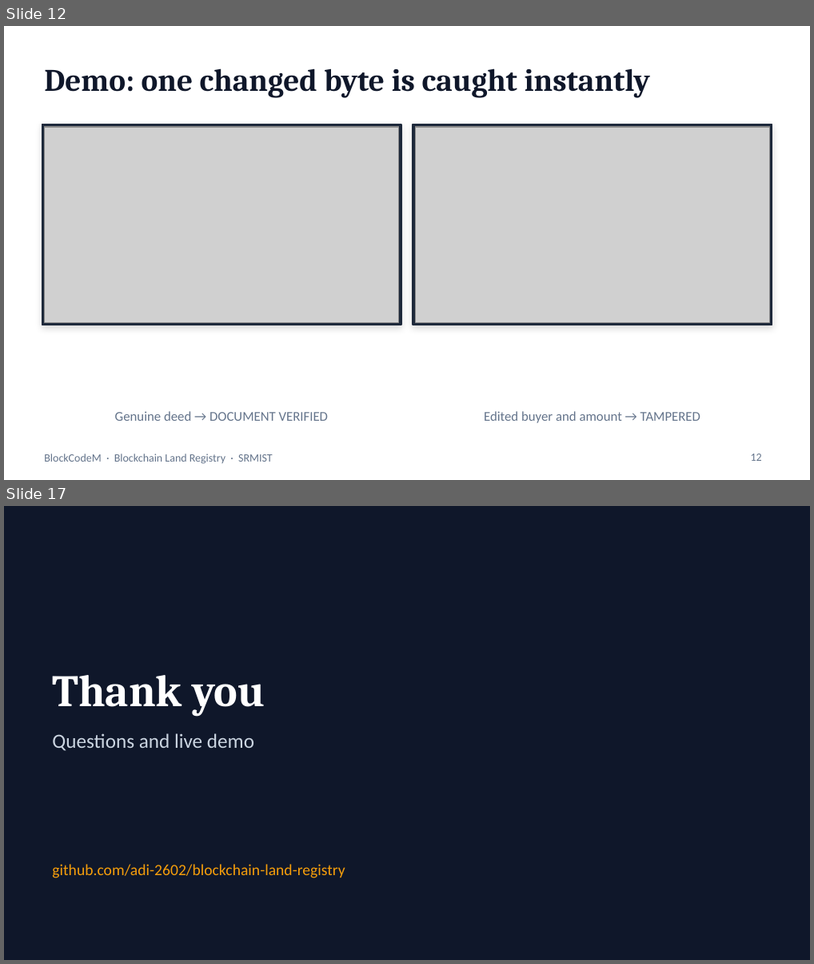
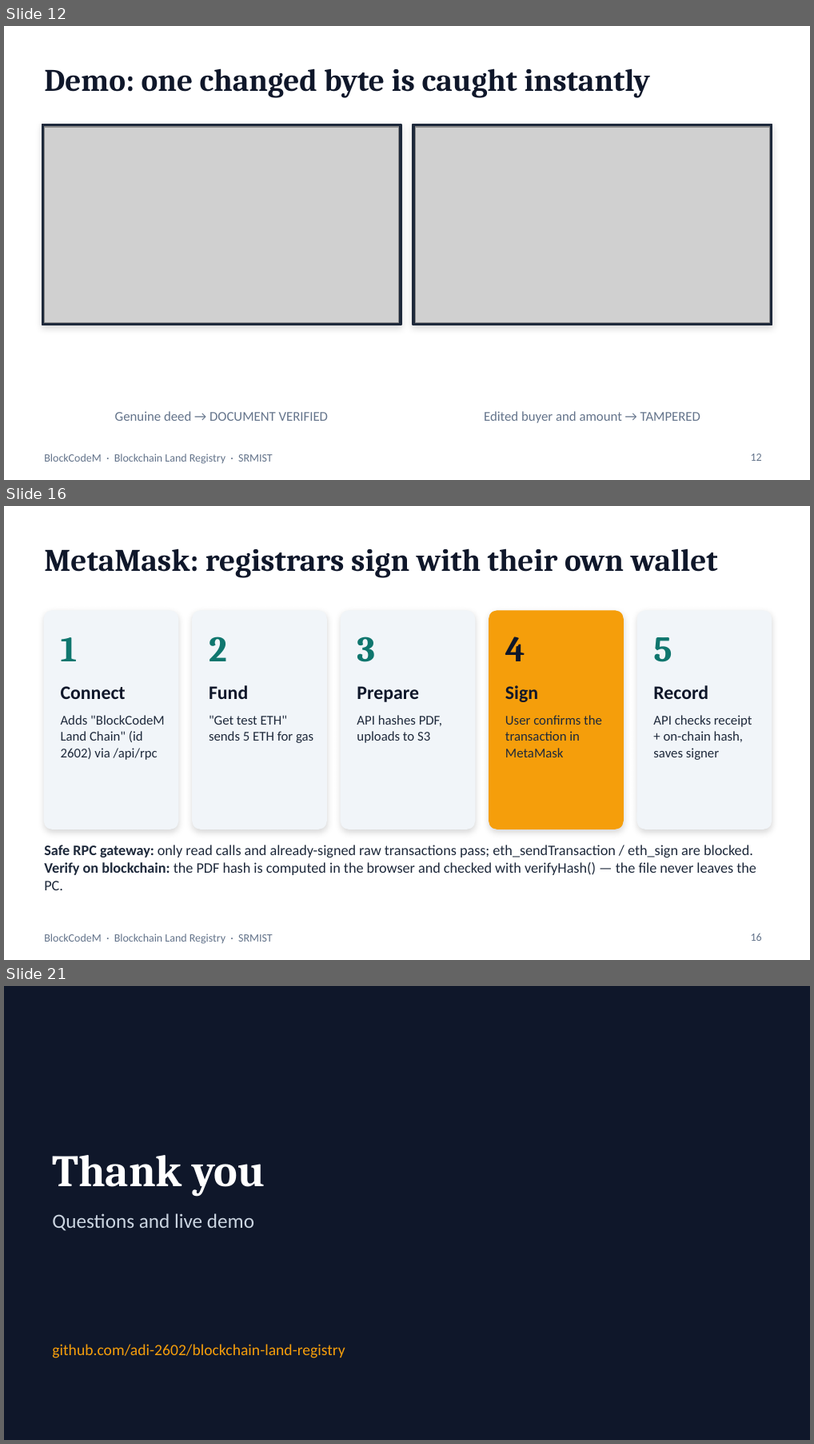
Before and after one commit to Adi-2602/blockchain-land-registry, a slide deck: docs/BlockCodeM_Land_Registry_Final_PPT.pptx. Shown one above the other, each under a label of ours: slides 12 and 17 before the commit, slides 12, 16 and 21 after it; the slides between them are not shown. The pictures are 814x964 and 814x1444 pixels, drawn with LibreOffice and Linux fonts; fonts in the diff are those of the drawing; grey boxes stand for pictures. Boxes give left, top, right and bottom in pixels: in the first picture for what was removed or moved away, otherwise in the second. Text is boxed around its words. In the diff, an @@ line names an element or a change of style, - is before the commit and + after.

Commit message:
Update README, report and PPT with AWS + MetaMask integration

```diff
--- a/docs/BlockCodeM_Land_Registry_Final_PPT.pptx
+++ b/docs/BlockCodeM_Land_Registry_Final_PPT.pptx
@@ slide 16 added at (x1=4, y1=506, x2=810, y2=960), background #FFFFFF; not listed: 1 template element that a slide beside it also shows @@
@@ title added at (x1=44, y1=548, x2=718, y2=578), 28 pt, text #0F172A, bold @@
+MetaMask: registrars sign with their own wallet
@@ rounded rectangle added at (x1=44, y1=611, x2=178, y2=828), fill #F1F5F9, outline #F1F5F9 1 pt @@
@@ rounded rectangle added at (x1=193, y1=611, x2=326, y2=828), fill #F1F5F9, outline #F1F5F9 1 pt @@
@@ rounded rectangle added at (x1=341, y1=611, x2=475, y2=828), fill #F1F5F9, outline #F1F5F9 1 pt @@
@@ rounded rectangle added at (x1=490, y1=611, x2=623, y2=828), fill #F59E0B, outline #F59E0B 1 pt @@
@@ rounded rectangle added at (x1=638, y1=611, x2=772, y2=828), fill #F1F5F9, outline #F1F5F9 1 pt @@
@@ text added at (x1=61, y1=637, x2=78, y2=661), 32 pt, text #0F766E, bold @@
+1
@@ text added at (x1=209, y1=636, x2=227, y2=661), 32 pt, text #0F766E, bold @@
+2
@@ text added at (x1=357, y1=636, x2=375, y2=662), 32 pt, text #0F766E, bold @@
+3
@@ text added at (x1=506, y1=636, x2=526, y2=661), 32 pt, text #0F172A, bold @@
+4
@@ text added at (x1=654, y1=637, x2=672, y2=662), 32 pt, text #0F766E, bold @@
+5
@@ text added at (x1=61, y1=686, x2=126, y2=699), 17 pt, text #0F172A, bold @@
+Connect
@@ text added at (x1=209, y1=685, x2=248, y2=699), 17 pt, text #0F172A, bold @@
+Fund
@@ text added at (x1=357, y1=686, x2=419, y2=702), 17 pt, text #0F172A, bold @@
+Prepare
@@ text added at (x1=506, y1=685, x2=538, y2=702), 17 pt, text #0F172A, bold @@
+Sign
@@ text added at (x1=654, y1=685, x2=709, y2=699), 17 pt, text #0F172A, bold @@
+Record
@@ text added at (x1=61, y1=715, x2=165, y2=760), 12 pt, text #1E293B @@
+Adds "BlockCodeM Land Chain" (id 2602) via /api/rpc
@@ text added at (x1=209, y1=715, x2=314, y2=743), 12 pt, text #1E293B @@
+"Get test ETH" sends 5 ETH for gas
@@ text added at (x1=357, y1=715, x2=442, y2=743), 12 pt, text #1E293B @@
+API hashes PDF, uploads to S3
@@ text added at (x1=506, y1=715, x2=602, y2=757), 12 pt, text #1E293B @@
+User confirms the transaction in MetaMask
@@ text added at (x1=654, y1=715, x2=753, y2=760), 12 pt, text #1E293B @@
+API checks receipt + on-chain hash, saves signer
@@ text added at (x1=44, y1=844, x2=757, y2=890), 13 pt, text #1E293B @@
+Safe RPC gateway: only read calls and already-signed raw transactions pass; eth_sendTransaction / eth_sign are blocked. Verify on blockchain: the PDF hash is computed in the browser and checked with verifyHash() — the file never leaves the PC.
@@ page number added at (x1=751, y1=932, x2=762, y2=940), 10 pt, text #64748B @@
+16
@@ what was slide 17 is now slide 21 @@
```
Also in this commit, not shown: 8 slides changed, 4 other slides added, 1 slide removed, 5 other files.
